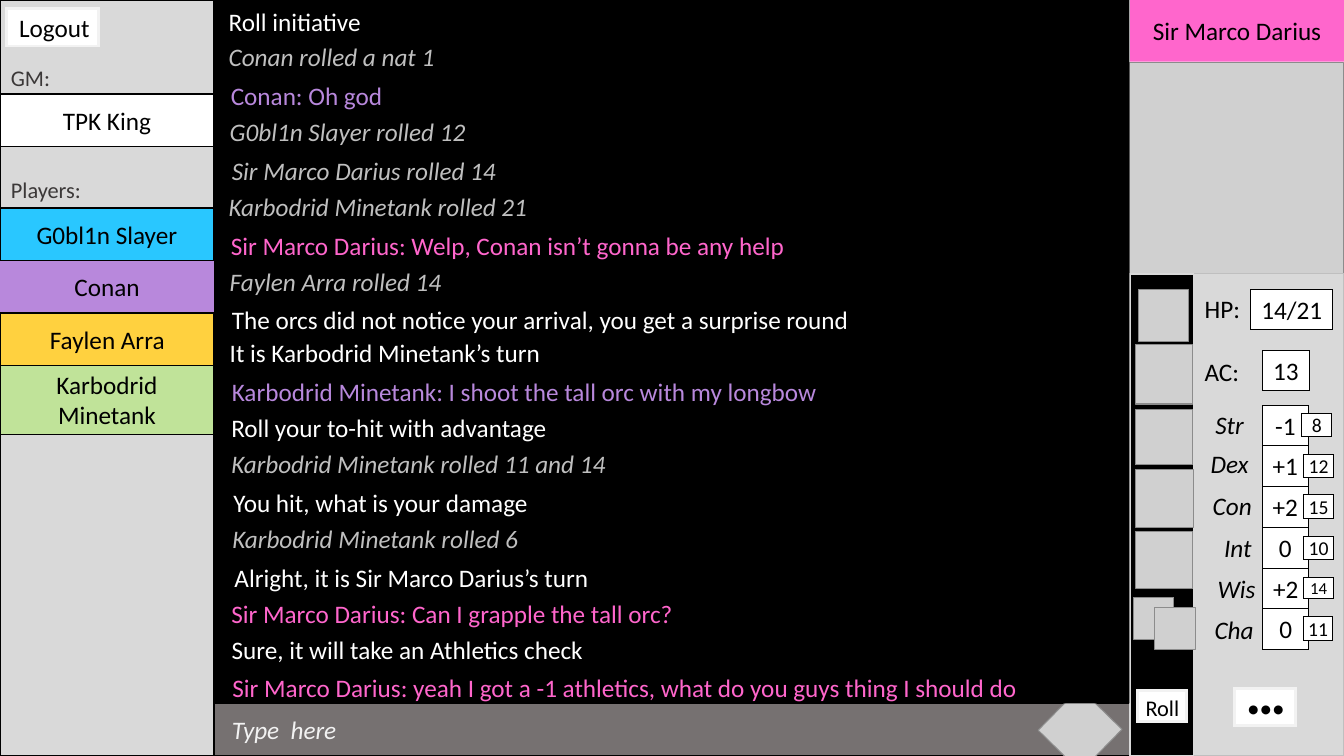
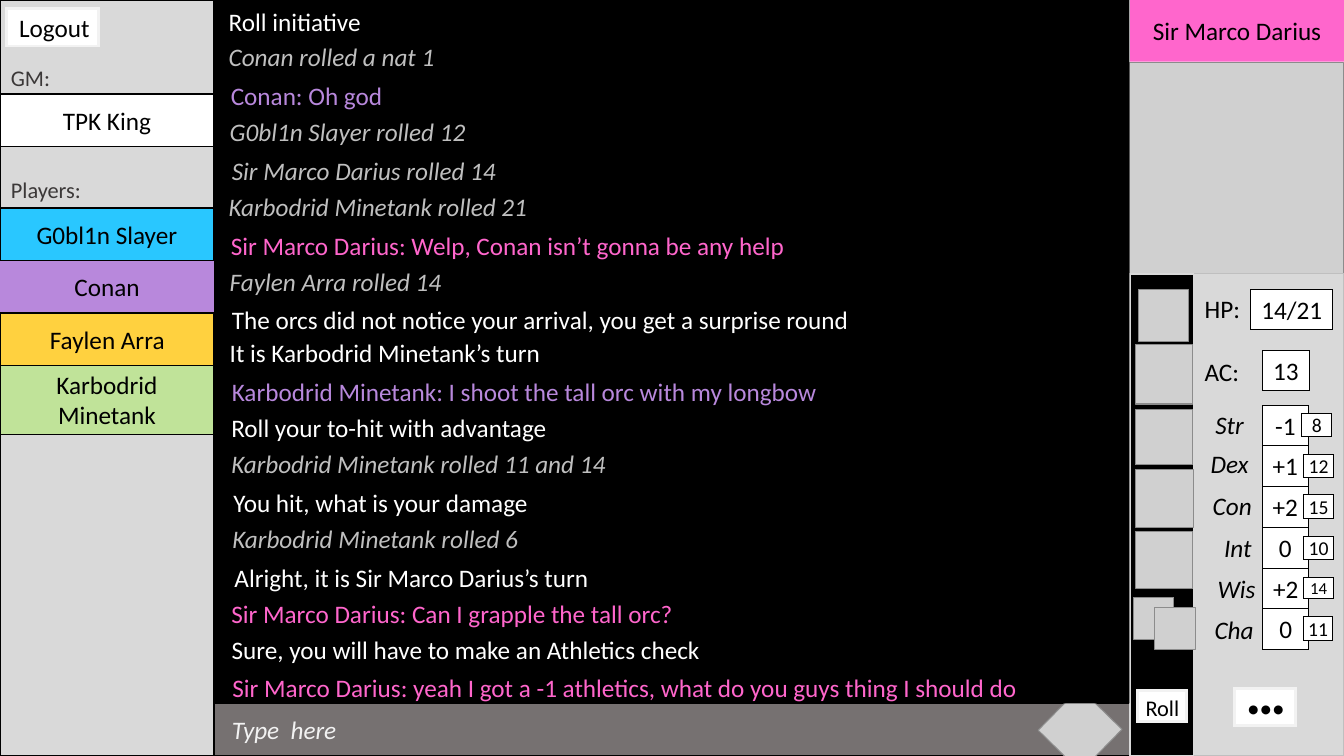
Before and after one commit to SciGuy75/Adafruit_Motor_Shield_V2_Library, a slide deck: slide 1 of UI Playground.pptx. Drawn at 1344x756 pixels with LibreOffice and Linux fonts; fonts in the diff are those of the drawing; grey boxes stand for pictures. Boxes give left, top, right and bottom in pixels: in the first picture for what was removed or moved away, otherwise in the second. Text is boxed around its words. In the diff, an @@ line names an element or a change of style, - is before the commit and + after.

Commit message:
Quick test 2

```diff
--- a/UI Playground.pptx
+++ b/UI Playground.pptx
@@ text at bbox=[232, 641, 699, 663]: text changed @@
-Sure, it will take an Athletics check
+Sure, you will have to make an Athletics check
```
